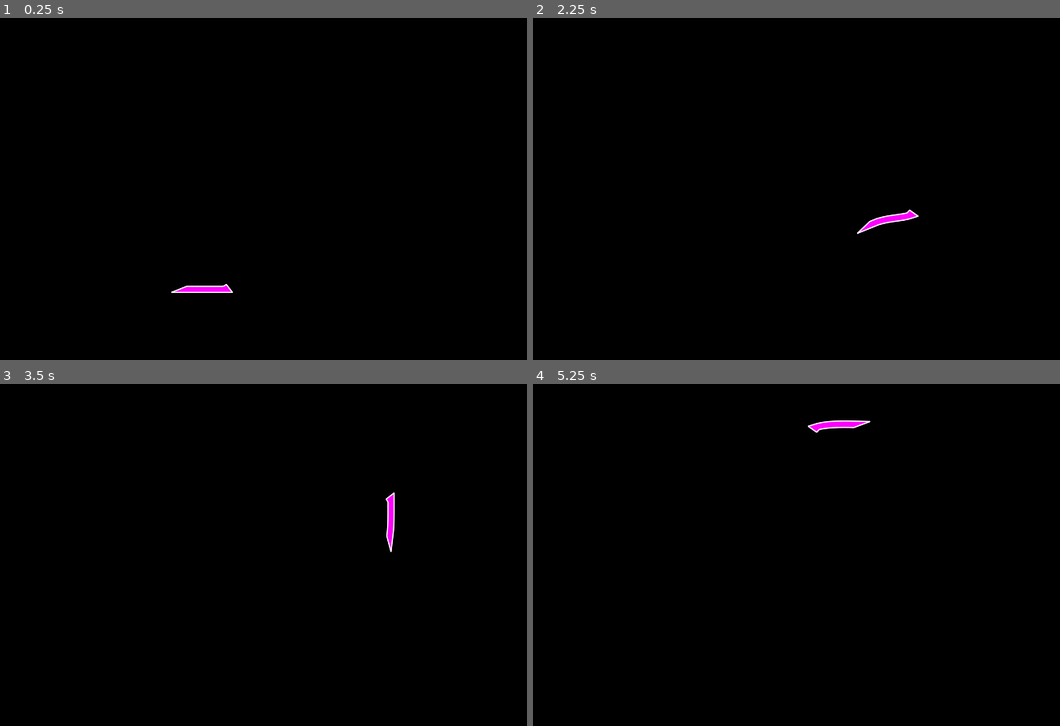
Above: before the commit, frames 1-4 (two rows, left to right).
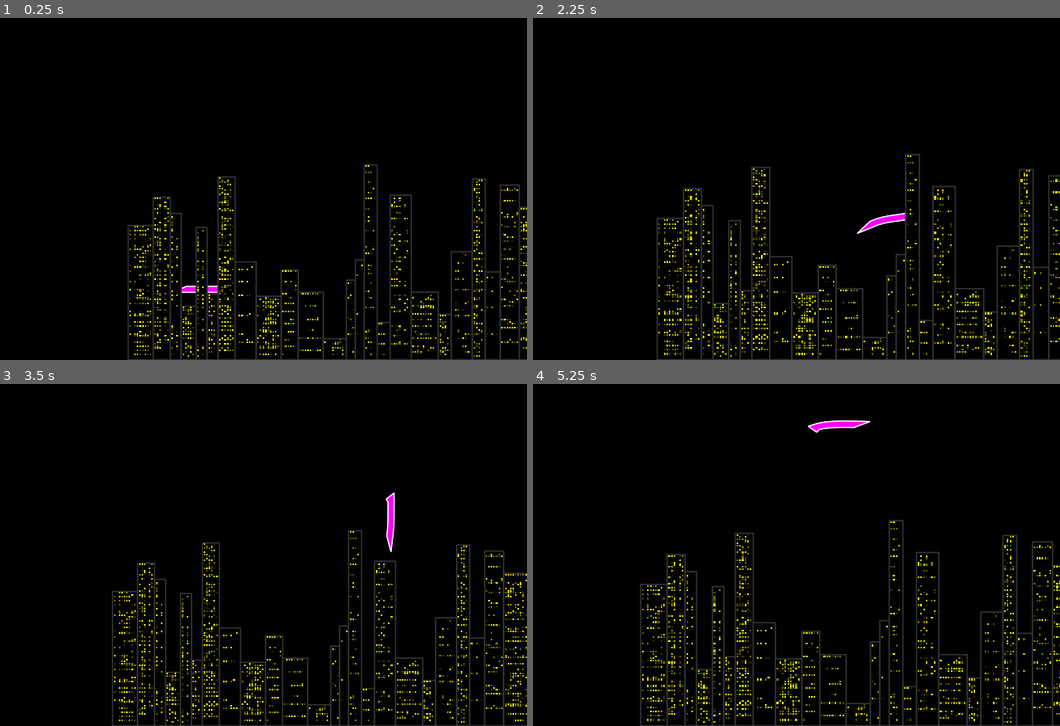
Above: after the commit, the same moments.

Repository: elektito/wyrmsim
Game: Godot game, scene res://World.tscn
Same seed, same stepped clock (60 frames per second), same inputs: the game is played once before the commit and once after it. The engine's default icon, where the game draws it, is replaced by a stand-in: a white triangle on a blue panel in a dark square.
Inputs (mouse positions are in pixels of both pictures, inside the frame that each line leads up to):
- Up to frame 1 (0.25 s): no input
- Up to frame 2 (2.25 s): move the mouse to (880, 158) at 0.52 s; hold W (up) 0.53-1.28 s; tap N (add_segment) at 0.6 s; move the mouse to (606, 195) at 1.27 s; hold S (down) 1.28-2.03 s; tap D (remove_segment) at 1.35 s; move the mouse to (801, 96) at 2.02 s; hold W (up) from 2.03 s (still down); tap Mouse wheel up (zoom_in) at 2.1 s
- Up to frame 3 (3.5 s): keep holding W (up); move the mouse to (173, 616) at 2.77 s; tap Mouse wheel down (zoom_out) at 2.85 s
- Up to frame 4 (5.25 s): move the mouse to (928, 599) at 3.52 s; release W (up) at 3.53 s; hold A (left) 3.53-5.03 s; tap N (add_segment) at 3.6 s; move the mouse to (543, 490) at 4.27 s; tap D (remove_segment) at 4.35 s; move the mouse to (770, 544) at 5.02 s; hold S (down) from 5.03 s (still down); tap Mouse wheel up (zoom_in) at 5.1 s

The runs differ from the first frame. In frame 1, 5.2% of the frame differs, in the area x 24-100%, y 42-100%; in frame 2, 5.8%, in the area x 23-100%, y 39-100%; in frame 3, 5.3%; in frame 4, 5.6%.
Error before the commit: Parse Error: The identifier "rng" isn't declared in the current scope. (res://Building.gd:76)

Commit message:
Add an rng seed value to buildings

Diff:
--- a/Building.gd
+++ b/Building.gd
@@ -12,6 +12,8 @@
 export(float) var floor_height := 10.0 setget set_floor_height
 export(float) var floor_margin := 2.0 setget set_floor_margin
 
+export(int) var rng_seed := 0
+
 export(float, 0.0, 1.0, 0.01) var fill_rate := 0.2 setget set_fill_rate
 
 var windows_per_floor : int
@@ -21,11 +23,15 @@
 
 var initialized := false
 
+var rng = RandomNumberGenerator.new()
+
 func _ready():
 	init()
 
 
 func init():
+	rng.seed = rng_seed
+
 	floors = int(floor((rect_size.y - 2 * outline_width - 1 * floor_margin) / (floor_height + floor_margin)))
 	windows_per_floor = int(floor((rect_size.x - 2 * outline_width - 1 * window_margin) / (window_width + window_margin)))
 
@@ -42,7 +48,7 @@
 	var total_lit := 0
 	for f in range(floors):
 		var cur_fill_rate = float(total_lit) / (windows_per_floor * (f + 1))
-		var style = randf()
+		var style = rng.randf()
 		if cur_fill_rate < fill_rate:
 			if style < 0.1:
 				# one whole lit floor
@@ -51,16 +57,16 @@
 				total_lit += windows_per_floor
 			elif style < 0.2:
 				# one string of lit windows
-				var length = randi() % windows_per_floor
-				var start = randi() % (windows_per_floor - length)
+				var length = rng.randi() % windows_per_floor
+				var start = rng.randi() % (windows_per_floor - length)
 				for i in range(length):
 					windows[f][start + i] = true
 				total_lit += length
 			elif style < 0.5:
 				var filled := 0
 				for x in range(2):
-					var length = randi() % (windows_per_floor - filled)
-					var start = randi() % (windows_per_floor - filled - length)
+					var length = rng.randi() % (windows_per_floor - filled)
+					var start = rng.randi() % (windows_per_floor - filled - length)
 					for i in range(length):
 						windows[f][filled + start + i] = true
 					filled += length
